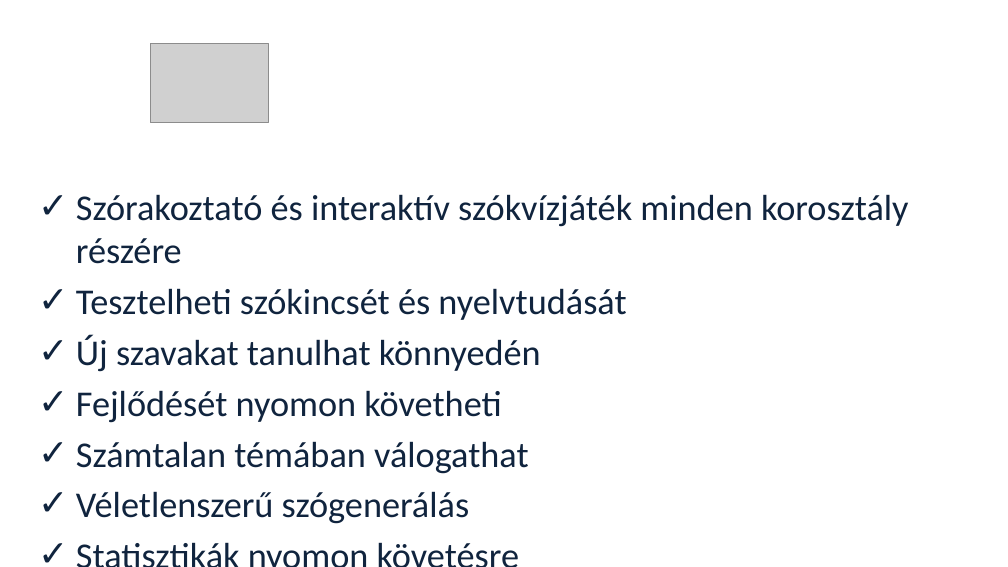
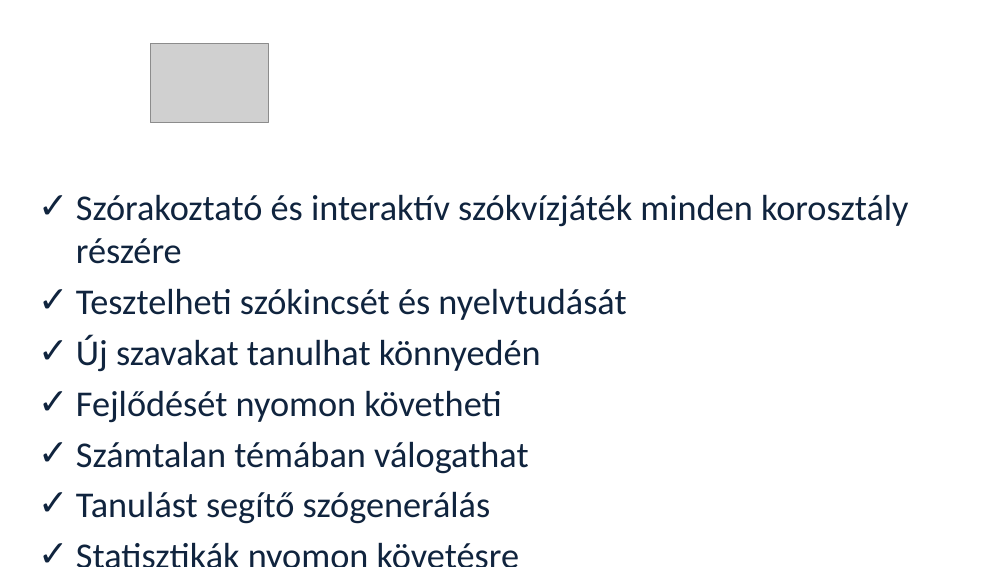
Before and after one commit to bprof-spec-codes/wordquiz, a slide deck: slide 2 of WordQuiz.pptx. Drawn at 1008x567 pixels with LibreOffice and Linux fonts; fonts in the diff are those of the drawing; grey boxes stand for pictures; background and template pictures are left out. Boxes give left, top, right and bottom in pixels: in the first picture for what was removed or moved away, otherwise in the second. Text is boxed around its words. In the diff, an @@ line names an element or a change of style, - is before the commit and + after.

```diff
--- a/WordQuiz.pptx
+++ b/WordQuiz.pptx
@@ text at bbox=[76, 491, 491, 524]: text changed @@
-✓ Véletlenszerű szógenerálás
+✓ Tanulást segítő szógenerálás
```
Also in this commit, not shown: 7 other slides changed, 1 slide added, 13 other files.
